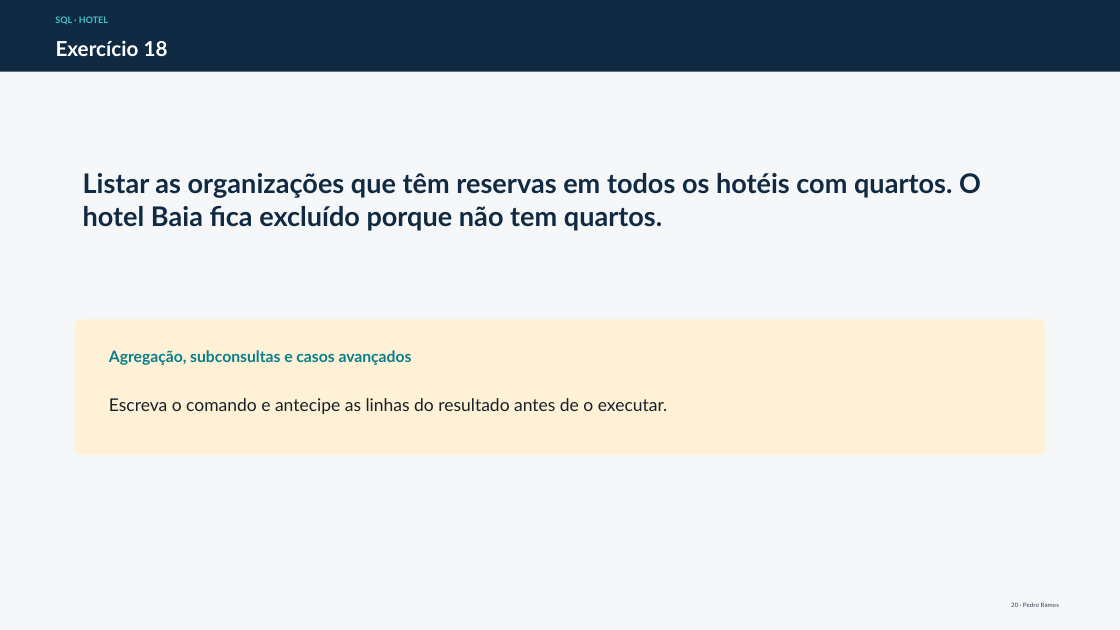
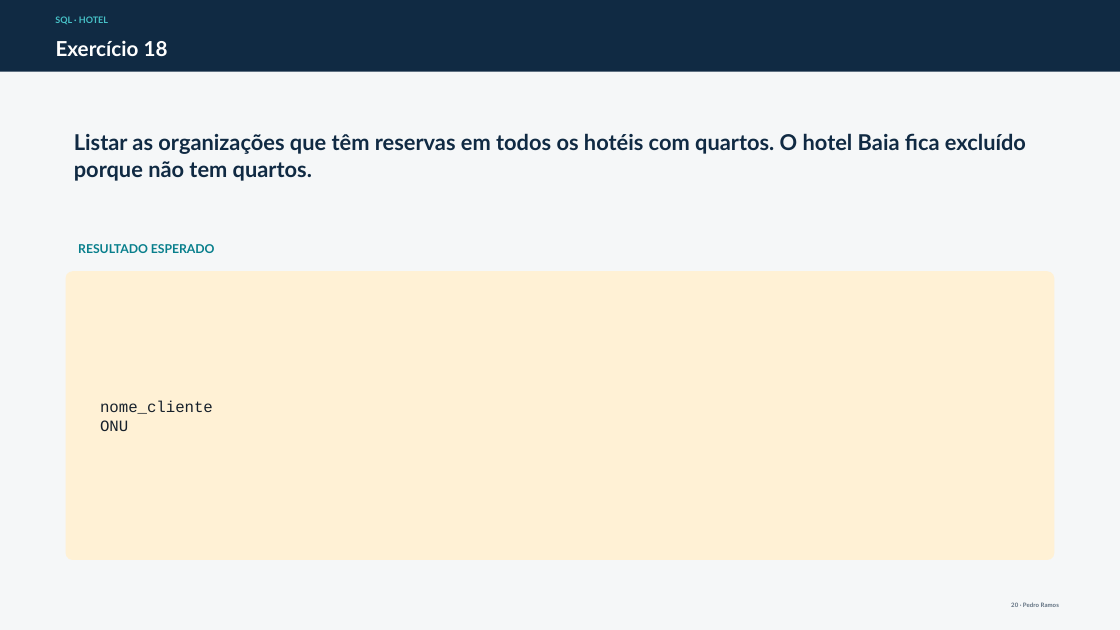
Before and after one commit to pnramos-iscte/docker, a slide deck: slide 20 of docs/exercicios-select-hotel/Exercicios_SELECT_Hotel_slides.pptx. Drawn at 1120x630 pixels with LibreOffice and Linux fonts; fonts in the diff are those of the drawing. Boxes give left, top, right and bottom in pixels: in the first picture for what was removed or moved away, otherwise in the second. Text is boxed around its words. In the diff, an @@ line names an element or a change of style, - is before the commit and + after.

Commit message:
Add no-WITH hotel solutions and expected slide results

```diff
--- a/docs/exercicios-select-hotel/Exercicios_SELECT_Hotel_slides.pptx
+++ b/docs/exercicios-select-hotel/Exercicios_SELECT_Hotel_slides.pptx
@@ text "Listar as organizações que têm ...": place and size @@
-text "Listar as organizações que têm ..." at bbox=[83, 173, 981, 231]
+text "Listar as organizações que têm ..." at bbox=[74, 133, 1026, 181]
@@ text "Listar as organizações que têm ..." at bbox=[74, 133, 1026, 181]: size 23.2 to 18.8 pt @@
@@ text added at bbox=[78, 244, 215, 253], 10.5 pt, text #087F8C, bold @@
+RESULTADO ESPERADO
@@ rounded rectangle: place and size @@
-rounded rectangle at bbox=[75, 319, 1046, 455]
+rounded rectangle at bbox=[66, 271, 1054, 560]
@@ rounded rectangle at bbox=[66, 271, 1054, 560]: proportions changed @@
@@ text removed at bbox=[109, 350, 412, 365] @@
-Agregação, subconsultas e casos avançados
@@ text at bbox=[100, 400, 213, 431]: text changed; size 15 to 13.5 pt; font Lato to Courier New @@
-Escreva o comando e antecipe as linhas do resultado antes de o executar.
+nome_cliente
+ONU
```
Also in this commit, not shown: 19 other slides changed, 2 other files.
